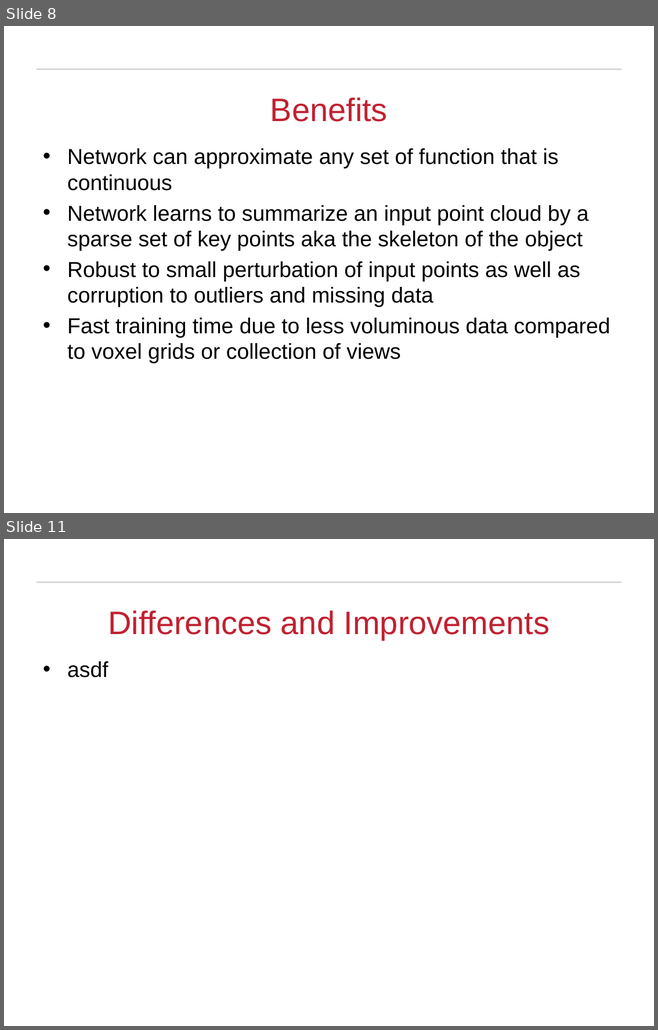
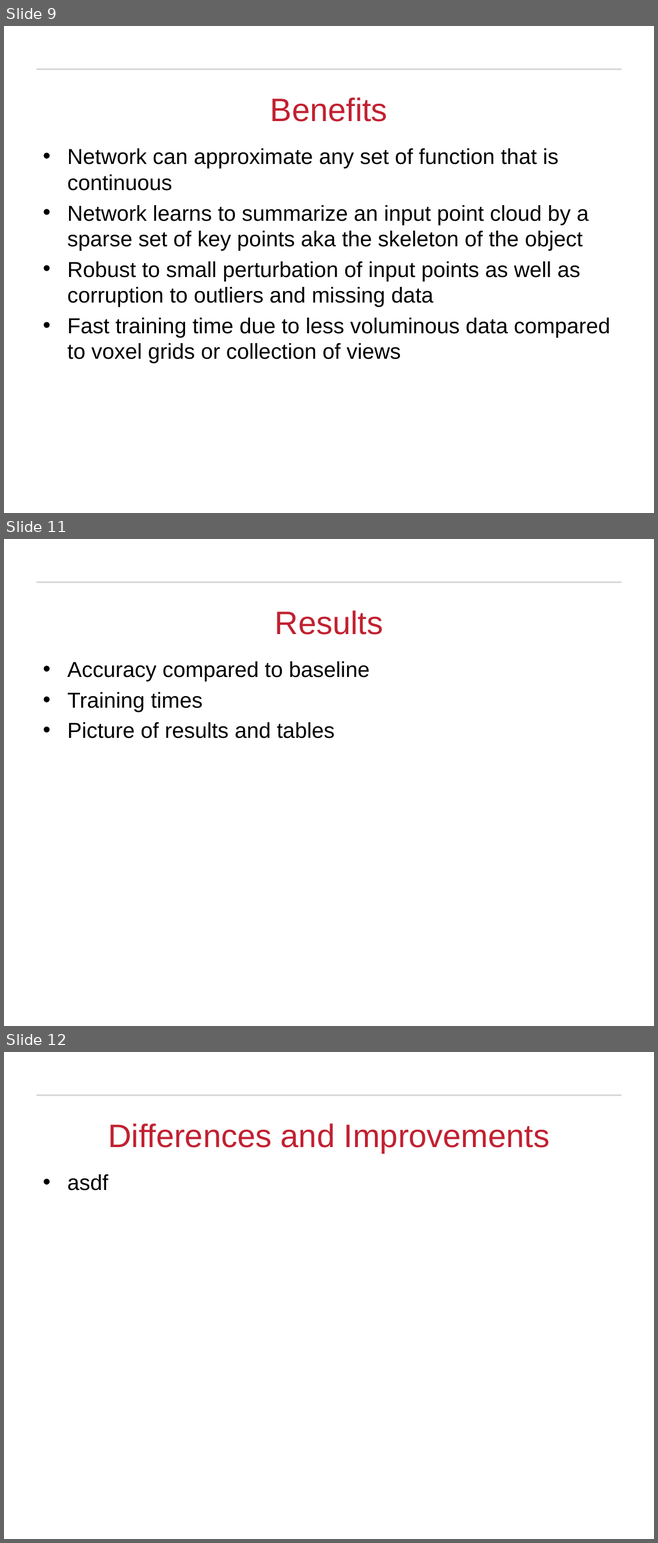
Before and after one commit to Michael-Hodges/PointNet, a slide deck: EECE5554_Final_Project.pptx. Shown one above the other, each under a label of ours: slides 8 and 11 before the commit, slides 9, 11 and 12 after it; the slides between them are not shown. The pictures are 658x1030 and 658x1543 pixels, drawn with LibreOffice and Linux fonts; fonts in the diff are those of the drawing; background and template pictures are left out. Boxes give left, top, right and bottom in pixels: in the first picture for what was removed or moved away, otherwise in the second. Text is boxed around its words. In the diff, an @@ line names an element or a change of style, - is before the commit and + after.

```diff
--- a/EECE5554_Final_Project.pptx
+++ b/EECE5554_Final_Project.pptx
@@ slide 11 added at box(4, 539, 654, 1026), background #FFFFFF; not listed: 1 template element that a slide beside it also shows @@
@@ title added at box(275, 610, 383, 635), 36 pt, text #C12030 @@
+Results
@@ text added at box(67, 661, 369, 739), 24 pt, text #000000 @@
+• Accuracy compared to baseline
+• Training times
+• Picture of results and tables
@@ what was slide 8 is now slide 9 @@
@@ what was slide 11 is now slide 12 @@
```
Also in this commit, not shown: 2 slides changed, 2 other slides added, 1 slide removed, 2 other files.
